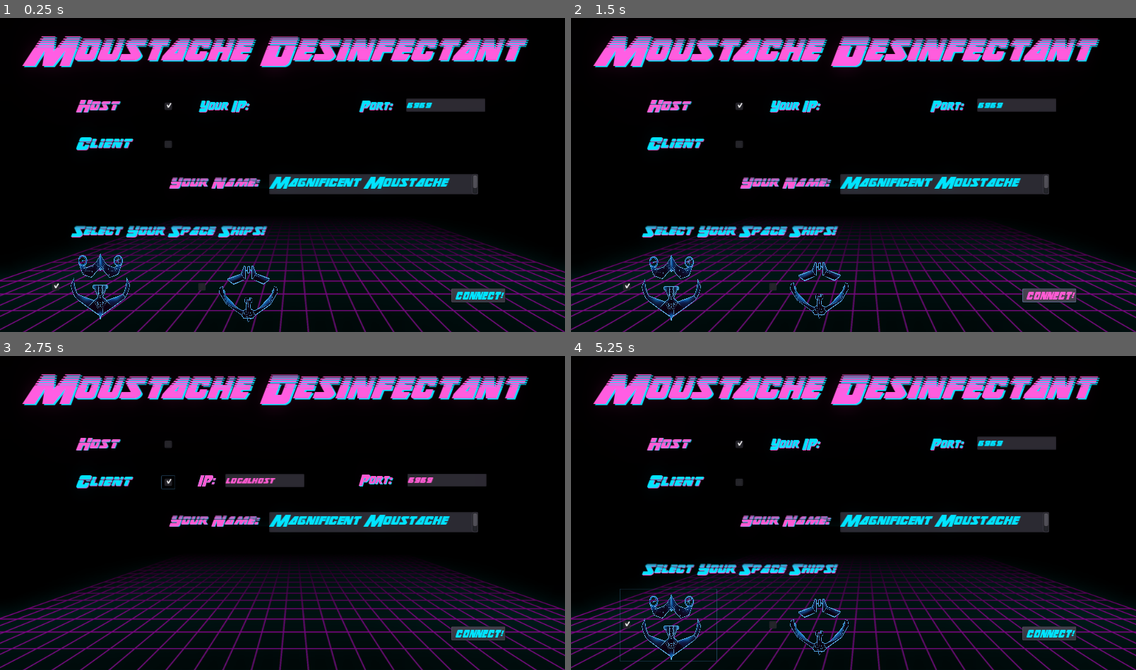
Above: before the commit, frames 1-4 (two rows, left to right).
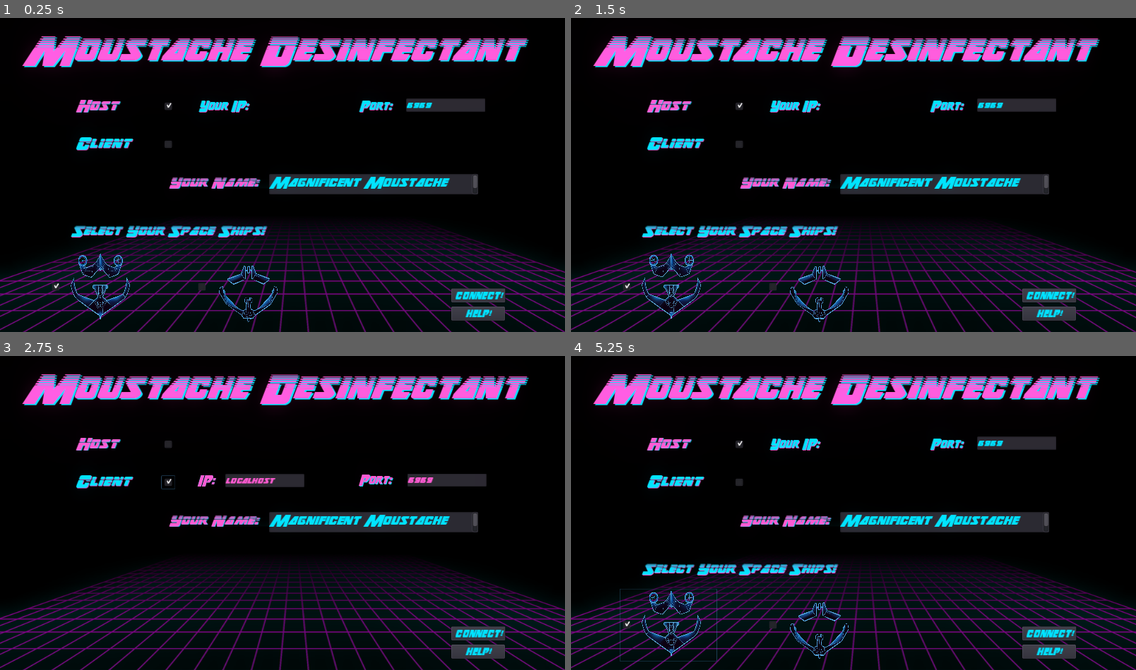
Above: after the commit, the same moments.

Repository: Joniras/MoustacheDesinfectant
Game: Godot game, scene res://Scenes/StartScreen/UI.tscn
Same seed, same stepped clock (60 frames per second), same inputs: the game is played once before the commit and once after it.
Inputs (mouse positions are in pixels of both pictures, inside the frame that each line leads up to):
- Up to frame 1 (0.25 s): no input
- Up to frame 2 (1.5 s): click (1051, 313) at 0.5 s, where only the run after the commit has a clickable "HELP!"; click (1051, 294) at 1.25 s, where only the run after the commit has a clickable "BACK!"
- Up to frame 3 (2.75 s): click (169, 481) at 2 s
- Up to frame 4 (5.25 s): click (740, 481) at 2.75 s; click (740, 481) at 3.5 s; click (740, 443) at 4.25 s; click (667, 626) at 5 s

The runs differ from the first frame. In frame 1, 0.5% of the frame differs, in the area x 79-90%, y 87-97%; in frame 2, 1.7%; in frame 3, 0.5%; in frame 4, 1.8%, in the area x 12-90%, y 74-97%.

Commit message:
Implemented instructions screen

Diff:
--- /dev/null
+++ b/Scenes/StartScreen/Instructions.gd
@@ -0,0 +1,20 @@
+extends Node2D
+
+
+# Declare member variables here. Examples:
+# var a = 2
+# var b = "text"
+
+
+# Called when the node enters the scene tree for the first time.
+func _ready():
+	pass # Replace with function body.
+
+
+# Called every frame. 'delta' is the elapsed time since the previous frame.
+#func _process(delta):
+#	pass
+
+
+func _on_button_back_pressed():
+	get_tree().change_scene("res://Scenes/StartScreen/UI.tscn")
--- /dev/null
+++ b/Scenes/StartScreen/Instructions.tscn
@@ -0,0 +1,126 @@
+[gd_scene load_steps=12 format=2]
+
+[ext_resource path="res://assets/bg/lobby_grid.png" type="Texture" id=1]
+[ext_resource path="res://fonts/thunderstrike/thunderstrikehalf.ttf" type="DynamicFontData" id=2]
+[ext_resource path="res://fonts/thunderstrike/thunderstrikelaser.ttf" type="DynamicFontData" id=3]
+[ext_resource path="res://fonts/thunderstrike/thunderstrikecond.ttf" type="DynamicFontData" id=4]
+[ext_resource path="res://fonts/thunderstrike/thunderstrike.ttf" type="DynamicFontData" id=5]
+[ext_resource path="res://Scenes/StartScreen/Instructions.gd" type="Script" id=6]
+
+[sub_resource type="DynamicFont" id=2]
+size = 78
+use_filter = true
+font_data = ExtResource( 2 )
+
+[sub_resource type="DynamicFont" id=3]
+size = 27
+use_filter = true
+font_data = ExtResource( 3 )
+
+[sub_resource type="DynamicFont" id=4]
+size = 27
+use_filter = true
+font_data = ExtResource( 4 )
+
+[sub_resource type="DynamicFont" id=5]
+use_filter = true
+font_data = ExtResource( 5 )
+
+[sub_resource type="Environment" id=1]
+background_mode = 4
+glow_enabled = true
+glow_intensity = 0.47
+glow_blend_mode = 0
+glow_hdr_threshold = 0.75
+
+[node name="Instructions" type="Node2D"]
+script = ExtResource( 6 )
+
+[node name="background" type="Sprite" parent="."]
+position = Vector2( 512.4, 299.876 )
+scale = Vector2( 1.71, 1.005 )
+texture = ExtResource( 1 )
+
+[node name="lbl_title" type="Label" parent="."]
+margin_left = 202.63
+margin_top = 28.1682
+margin_right = 827.63
+margin_bottom = 120.168
+custom_fonts/font = SubResource( 2 )
+custom_colors/font_color = Color( 1, 0.356863, 0.823529, 1 )
+custom_colors/font_outline_modulate = Color( 0, 0.882353, 1, 1 )
+custom_colors/font_color_shadow = Color( 0, 0.882353, 1, 1 )
+text = "Instructions"
+__meta__ = {
+"_edit_use_anchors_": false
+}
+
+[node name="lbl_controls" type="Label" parent="."]
+margin_left = 57.6541
+margin_top = 145.461
+margin_right = 218.654
+margin_bottom = 177.461
+custom_fonts/font = SubResource( 3 )
+custom_colors/font_color = Color( 0, 0.882353, 1, 1 )
+custom_colors/font_outline_modulate = Color( 1, 0.356863, 0.823529, 1 )
+custom_colors/font_color_shadow = Color( 1, 0.356863, 0.823529, 1 )
+text = "Controls:"
+__meta__ = {
+"_edit_use_anchors_": false
+}
+
+[node name="lbl_port" type="Label" parent="."]
+margin_left = 29.0
+margin_top = 404.0
+margin_right = 227.0
+margin_bottom = 440.0
+custom_fonts/font = SubResource( 3 )
+custom_colors/font_color = Color( 0, 0.882353, 1, 1 )
+custom_colors/font_outline_modulate = Color( 1, 0.356863, 0.823529, 1 )
+custom_colors/font_color_shadow = Color( 1, 0.356863, 0.823529, 1 )
+text = "Connection:"
+__meta__ = {
+"_edit_use_anchors_": false
+}
+
+[node name="lbl_control_instructions" type="Label" parent="."]
+margin_left = 242.501
+margin_top = 145.168
+margin_right = 844.501
+margin_bottom = 387.168
+custom_fonts/font = SubResource( 4 )
+text = "Control your bearded space ship with [WASD]. Dock with [E] and form a complete majestic beard with your team mate! Your ship will be stronger and after charging is complete it will release an energy wave that kills all enemies instantly! The game difficulty will increase with time!"
+autowrap = true
+__meta__ = {
+"_edit_use_anchors_": false
+}
+
+[node name="lbl_control_instructions2" type="Label" parent="."]
+margin_left = 243.0
+margin_top = 404.0
+margin_right = 845.0
+margin_bottom = 526.0
+custom_fonts/font = SubResource( 4 )
+text = "Before connecting, the host may have to enable port forwarding. Your public IP will be showed on the main screen."
+autowrap = true
+__meta__ = {
+"_edit_use_anchors_": false
+}
+
+[node name="button_back" type="Button" parent="."]
+margin_left = 817.515
+margin_top = 520.589
+margin_right = 914.515
+margin_bottom = 545.589
+custom_fonts/font = SubResource( 5 )
+custom_colors/font_color = Color( 0, 0.882353, 1, 1 )
+custom_colors/font_color_hover = Color( 1, 0.356863, 0.823529, 1 )
+custom_colors/font_color_pressed = Color( 1, 0.356863, 0.823529, 1 )
+text = "BACK!"
+__meta__ = {
+"_edit_use_anchors_": false
+}
+
+[node name="WorldEnvironment" type="WorldEnvironment" parent="."]
+environment = SubResource( 1 )
+[connection signal="pressed" from="button_back" to="." method="_on_button_back_pressed"]
--- a/Scenes/StartScreen/UI.tscn
+++ b/Scenes/StartScreen/UI.tscn
@@ -40,6 +40,7 @@
 font_data = ExtResource( 4 )
 
 [sub_resource type="DynamicFont" id=8]
+use_filter = true
 font_data = ExtResource( 4 )
 
 [sub_resource type="DynamicFont" id=9]
@@ -238,6 +239,20 @@
 "_edit_use_anchors_": false
 }
 
+[node name="btn_help" type="Button" parent="."]
+margin_left = 817.515
+margin_top = 553.589
+margin_right = 914.515
+margin_bottom = 578.589
+custom_fonts/font = SubResource( 8 )
+custom_colors/font_color = Color( 0, 0.882353, 1, 1 )
+custom_colors/font_color_hover = Color( 1, 0.356863, 0.823529, 1 )
+custom_colors/font_color_pressed = Color( 1, 0.356863, 0.823529, 1 )
+text = "HELP!"
+__meta__ = {
+"_edit_use_anchors_": false
+}
+
 [node name="lbl_title2" type="Label" parent="."]
 margin_left = 45.3572
 margin_top = 56.2135
@@ -411,5 +426,6 @@
 [connection signal="pressed" from="cb_client" to="." method="_on_cb_client_pressed"]
 [connection signal="gui_input" from="lbl_ip_and_port" to="." method="_on_lbl_ip_and_port_gui_input"]
 [connection signal="pressed" from="btn_connect" to="." method="_on_btn_connect_pressed"]
+[connection signal="pressed" from="btn_help" to="." method="_on_btn_help_pressed"]
 [connection signal="pressed" from="cb_ship_pack_1" to="." method="_on_cb_ship_pack_1_pressed"]
 [connection signal="pressed" from="cb_ship_pack_2" to="." method="_on_cb_ship_pack_2_pressed"]
--- a/Scenes/StartScreen/networking.gd
+++ b/Scenes/StartScreen/networking.gd
@@ -152,3 +152,7 @@
 func on_click():
 	print("is_click")
 	OS.set_clipboard(my_ip)
+
+
+func _on_btn_help_pressed():
+	get_tree().change_scene("res://Scenes/StartScreen/Instructions.tscn")
